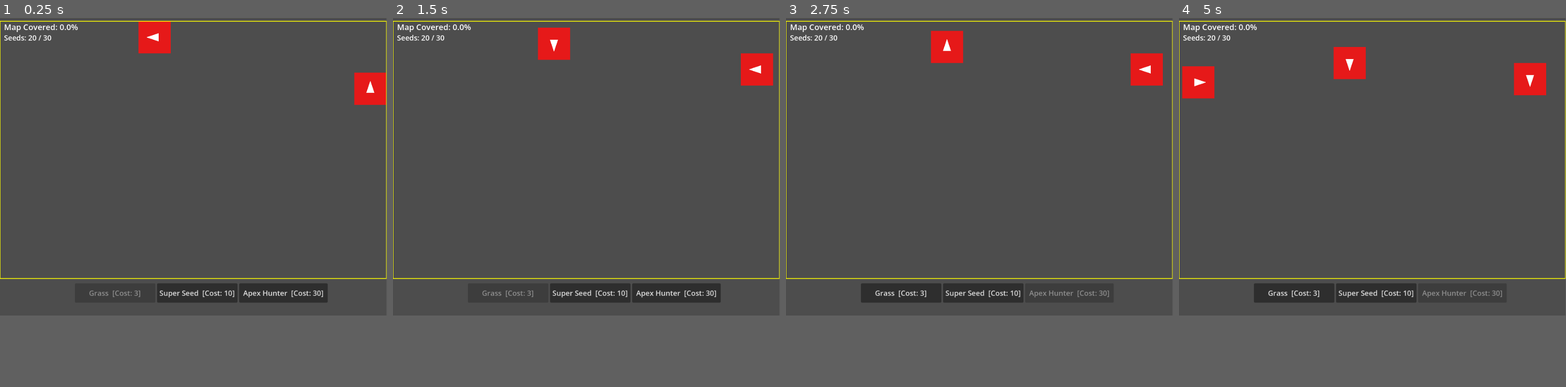
Above: before the commit, frames 1-4 (left to right).
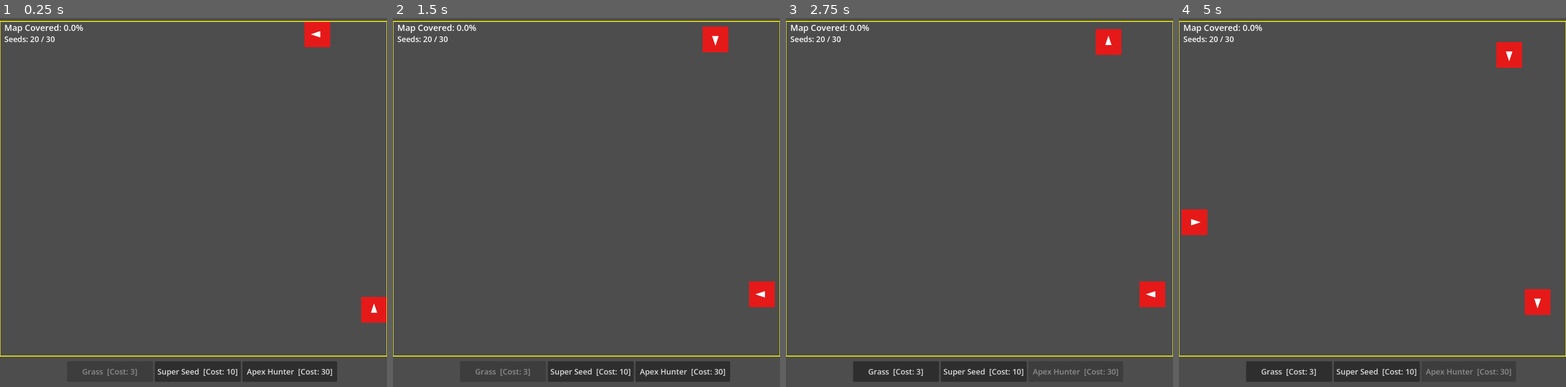
Above: after the commit, the same moments.

Repository: mamo1016/ecosystem-game
Game: Godot game, scene res://world.tscn
Same seed, same stepped clock (60 frames per second), same inputs: the game is played once before the commit and once after it.
Inputs:
- Up to frame 1 (0.25 s): no input
- Up to frame 2 (1.5 s): click "Super Seed [Cost: 10]" at 0.5 s; click "Grass [Cost: 3]" at 1.25 s
- Up to frame 3 (2.75 s): click "Apex Hunter [Cost: 30]" at 2 s
- Up to frame 4 (5 s): click "Grass [Cost: 3]" at 2.75 s; click "Super Seed [Cost: 10]" at 3.5 s; click "Apex Hunter [Cost: 30]" at 4.25 s
The window is 799x616 before the commit and 800x764 after it. Grey fills any space a smaller window leaves; there, only what the larger window draws over its background counts as a difference.

The runs differ from the first frame. In frame 1, 8.5% of the frame differs, in the area x 0-100%, y 0-99%; in frame 2, 8.6%; in frame 3, 8.5%; in frame 4, 9.6%.

Commit message:
Decrease tile size to fit full 150x130 grid on 900x860 screen

Diff:
--- a/project.godot
+++ b/project.godot
@@ -17,8 +17,8 @@
 
 [display]
 
-window/size/viewport_width=960
-window/size/viewport_height=740
+window/size/viewport_width=900
+window/size/viewport_height=860
 
 [physics]
 
--- a/world.gd
+++ b/world.gd
@@ -21,9 +21,9 @@
 const COLOR_MATURE   = Color(0.04, 0.50, 0.12)
 
 # --- MAP ---
-const MAP_WIDTH  = 120
-const MAP_HEIGHT = 80
-const TILE_SIZE  = 8
+const MAP_WIDTH  = 150
+const MAP_HEIGHT = 130
+const TILE_SIZE  = 6
 const ANIMAL_SIZE= 10
 const MAP_OFFSET = Vector2(0, 8)
 
@@ -72,10 +72,10 @@
 	if canvas != null:
 		var hbox = canvas.get_node_or_null("HBoxContainer")
 		if hbox != null:
-			hbox.position = Vector2(150, 660)
+			hbox.position = Vector2(120, 800)
 		var btn = canvas.get_node_or_null("RestartButton")
 		if btn != null:
-			btn.position = Vector2(350, 300)
+			btn.position = Vector2(400, 390)
 	_init_grid()
 	update_button_visuals()
 	update_ui()
